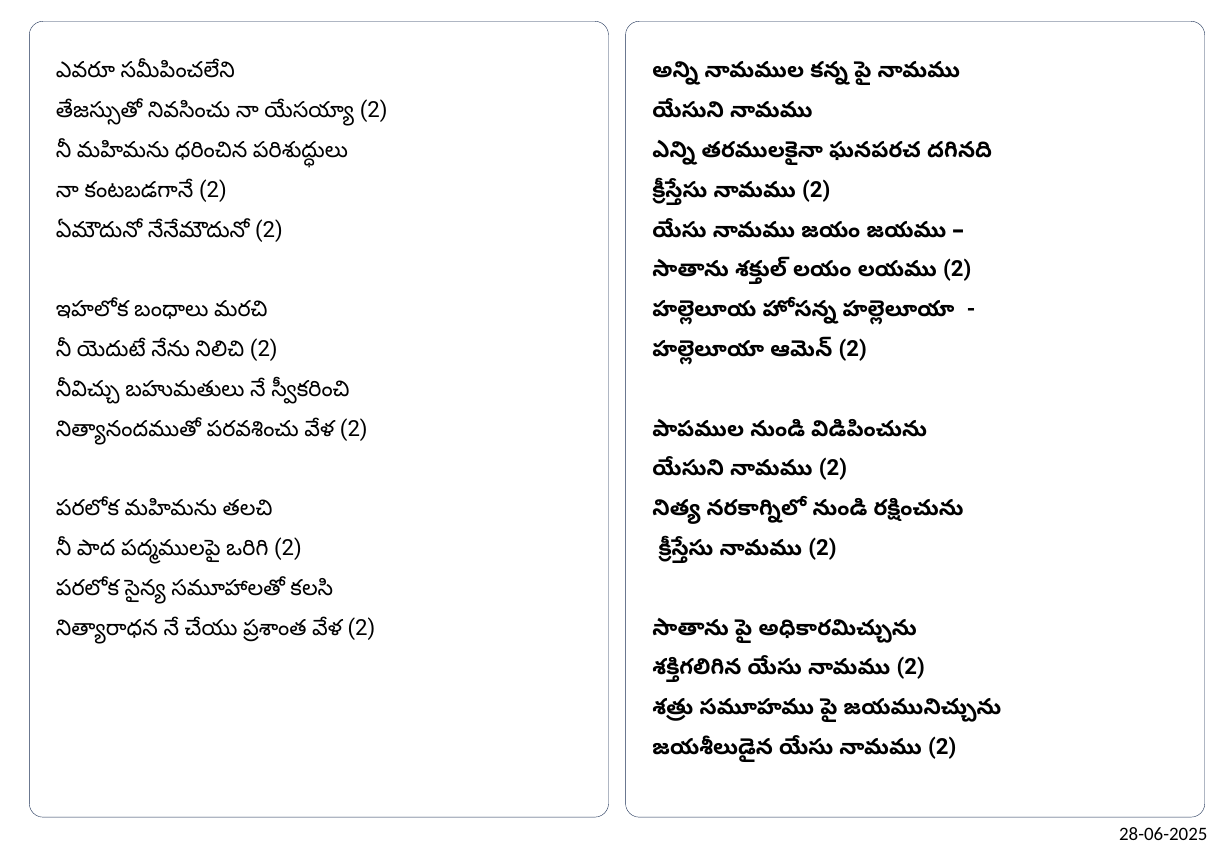
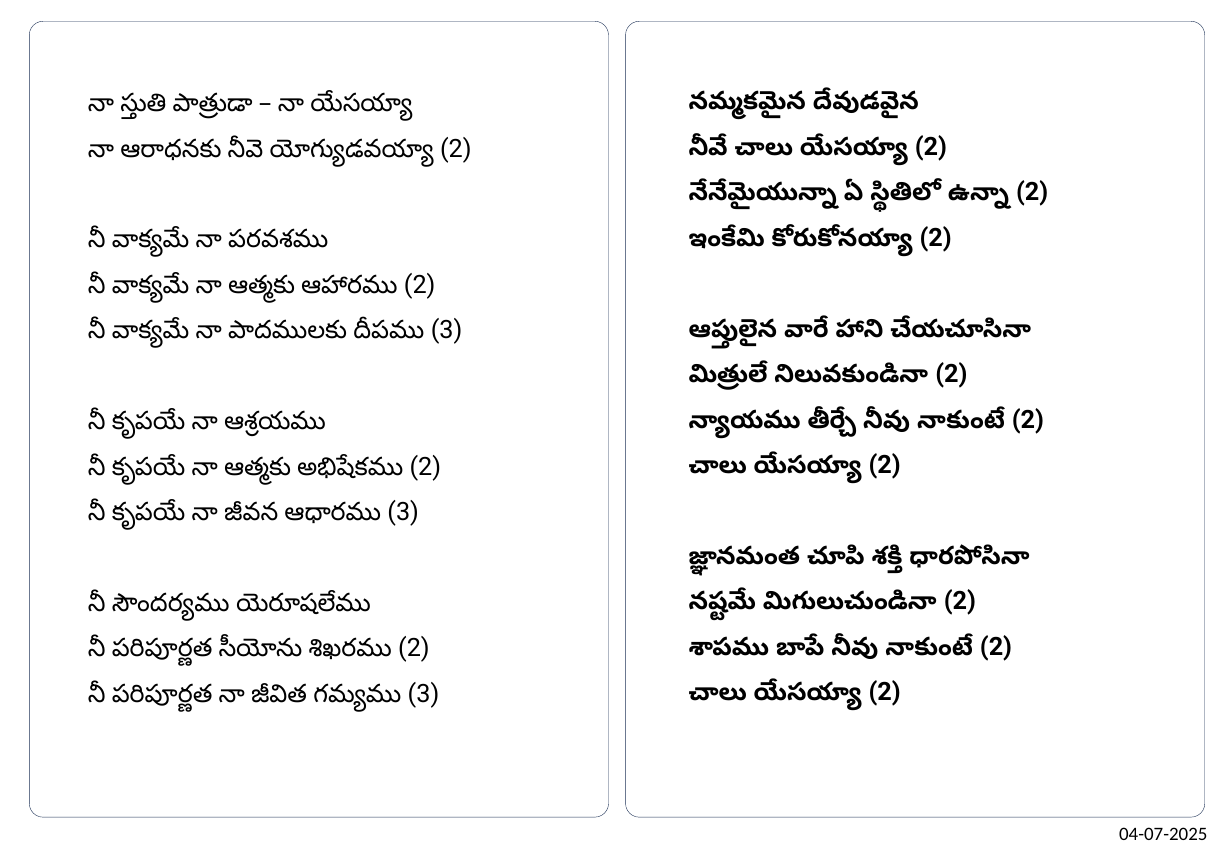
Before and after one commit to venu-webdev/songsDb, a slide deck: slide 2 of songsTemplate.pptx. Drawn at 1232x853 pixels with LibreOffice and Linux fonts; fonts in the diff are those of the drawing. Boxes give left, top, right and bottom in pixels: in the first picture for what was removed or moved away, otherwise in the second. Text is boxed around its words. In the diff, an @@ line names an element or a change of style, - is before the commit and + after.

```diff
--- a/songsTemplate.pptx
+++ b/songsTemplate.pptx
@@ text at box(88, 93, 472, 712): text changed; size 14 to 16 pt @@
-ఎవరూ సమీపించలేని
-తేజస్సుతో నివసించు నా యేసయ్యా (2)
-నీ మహిమను ధరించిన పరిశుద్ధులు
-నా కంటబడగానే (2)
-ఏమౌదునో నేనేమౌదునో (2)
-ఇహలోక బంధాలు మరచి
-నీ యెదుటే నేను నిలిచి (2)
-నీవిచ్చు బహుమతులు నే స్వీకరించి
-నిత్యానందముతో పరవశించు వేళ (2)
-పరలోక మహిమను తలచి
-నీ పాద పద్మములపై ఒరిగి (2)
-పరలోక సైన్య సమూహాలతో కలసి
-నిత్యారాధన నే చేయు ప్రశాంత వేళ (2)
+నా స్తుతి పాత్రుడా – నా యేసయ్యా
+నా ఆరాధనకు నీవె యోగ్యుడవయ్యా (2)
+నీ వాక్యమే నా పరవశము
+నీ వాక్యమే నా ఆత్మకు ఆహారము (2)
+నీ వాక్యమే నా పాదములకు దీపము (3)
+నీ కృపయే నా ఆశ్రయము
+నీ కృపయే నా ఆత్మకు అభిషేకము (2)
+నీ కృపయే నా జీవన ఆధారము (3)
+నీ సౌందర్యము యెరూషలేము
+నీ పరిపూర్ణత సీయోను శిఖరము (2)
+నీ పరిపూర్ణత నా జీవిత గమ్యము (3)
@@ text at box(689, 91, 1048, 711): text changed; size 14 to 16 pt @@
-అన్ని నామముల కన్న పై నామము
-యేసుని నామము
-ఎన్ని తరములకైనా ఘనపరచ దగినది
-క్రీస్తేసు నామము (2)
-యేసు నామము జయం జయము –
-సాతాను శక్తుల్ లయం లయము (2)
-హల్లెలూయ హోసన్న హల్లెలూయా -
-హల్లెలూయా ఆమెన్ (2)
-పాపముల నుండి విడిపించును
-యేసుని నామము (2)
-నిత్య నరకాగ్నిలో నుండి రక్షించును
-క్రీస్తేసు నామము (2)
-సాతాను పై అధికారమిచ్చును
-శక్తిగలిగిన యేసు నామము (2)
-శత్రు సమూహము పై జయమునిచ్చును
-జయశీలుడైన యేసు నామము (2)
+నమ్మకమైన దేవుడవైన
+నీవే చాలు యేసయ్యా (2)
+నేనేమైయున్నా ఏ స్థితిలో ఉన్నా (2)
+ఇంకేమి కోరుకోనయ్యా (2)
+ఆప్తులైన వారే హాని చేయచూసినా
+మిత్రులే నిలువకుండినా (2)
+న్యాయము తీర్చే నీవు నాకుంటే (2)
+చాలు యేసయ్యా (2)
+జ్ఞానమంత చూపి శక్తి ధారపోసినా
+నష్టమే మిగులుచుండినా (2)
+శాపము బాపే నీవు నాకుంటే (2)
+చాలు యేసయ్యా (2)
@@ text at box(1119, 827, 1207, 840): text changed @@
-28-06-2025
+04-07-2025
```
Also in this commit, not shown: 1 other slide changed, 4 other files.
